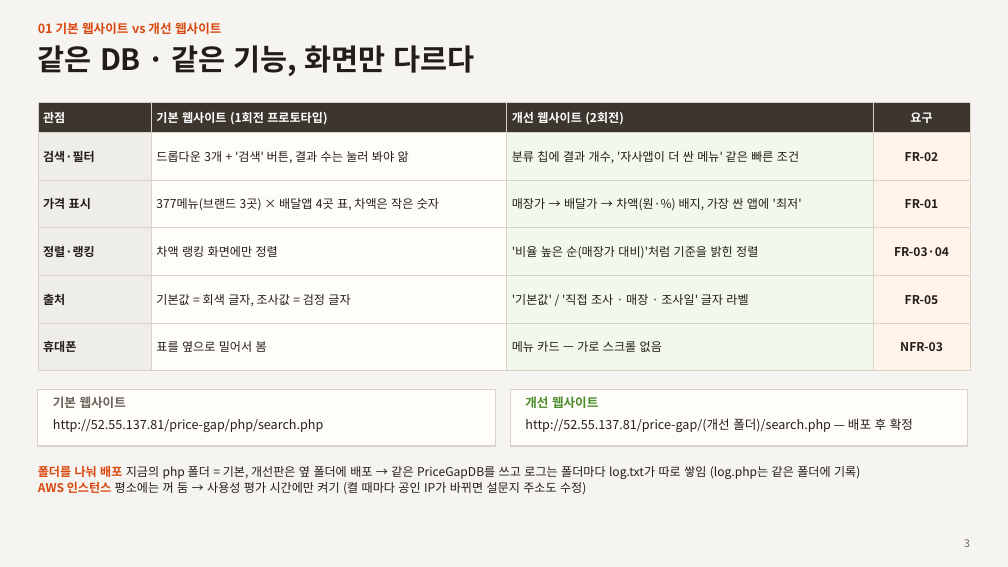
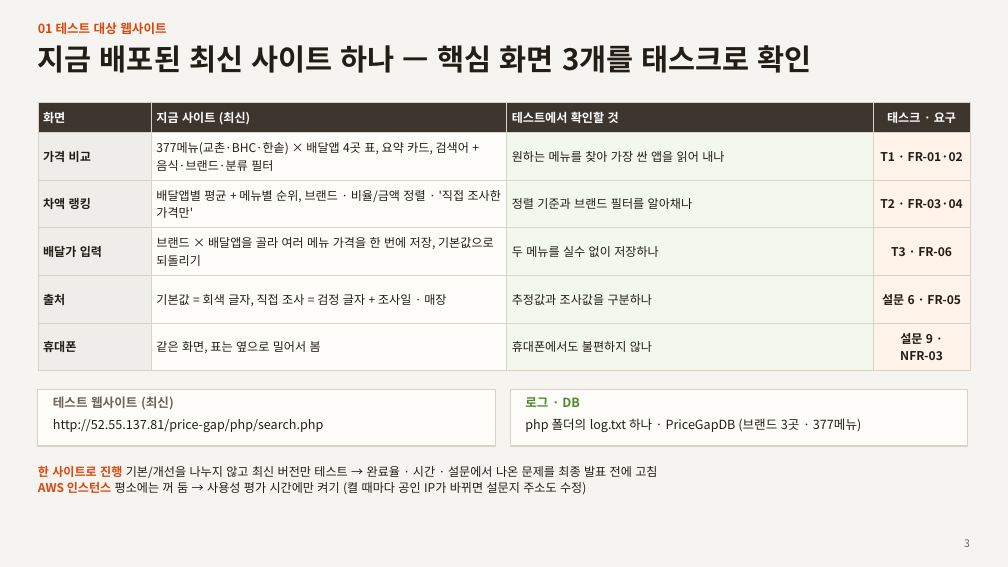
Before and after one commit to rhsiddlrnl/price-gap, a slide deck: slide 3 of 테스트계획_발표자료.pptx. Drawn at 1008x567 pixels with LibreOffice and Linux fonts; fonts in the diff are those of the drawing. Boxes give left, top, right and bottom in pixels: in the first picture for what was removed or moved away, otherwise in the second. Text is boxed around its words. In the diff, an @@ line names an element or a change of style, - is before the commit and + after.

Commit message:
테스트계획 발표자료: 기본/개선 비교 대신 최신 사이트 하나로 테스트
- 3쪽 : '기본 vs 개선' 표 → 테스트 대상 화면 3개(가격 비교 · 차액 랭킹 · 배달가 입력) + 확인할 것 + 태스크·요구
- 2·4·5쪽 : 순서 효과 상쇄 · 사이트별 진행 삭제, 참가자마다 DB 초기화 · 새 시크릿 창
- 6~8쪽 : 로그 지표를 사이트 비교 대신 태스크별 결과 · 목표 시간 기준으로, I열 = 참가자 번호
- 10~13쪽 : 설문지 구성을 사이트 1개 기준으로, 진행 순서 1인 약 15분
- 발표자 노트도 같은 내용으로 수정

```diff
--- a/테스트계획_발표자료.pptx
+++ b/테스트계획_발표자료.pptx
@@ text at (38, 22, 166, 34): text changed @@
-01 기본 웹사이트 vs 개선 웹사이트
+01 테스트 대상 웹사이트
@@ text at (38, 45, 812, 73): text changed @@
-같은 DB · 같은 기능, 화면만 다르다
+지금 배포된 최신 사이트 하나 — 핵심 화면 3개를 태스크로 확인
@@ table at (38, 102, 970, 371) @@
-row 1: 관점 | 기본 웹사이트 (1회전 프로토타입) | 개선 웹사이트 (2회전) | 요구
+row 1: 화면 | 지금 사이트 (최신) | 테스트에서 확인할 것 | 태스크 · 요구
-row 2: 검색·필터 | 드롭다운 3개 + '검색' 버튼, 결과 수는 눌러 봐야 앎 | 분류 칩에 결과 개수, '자사앱이 더 싼 메뉴' 같은 빠른 조건 | FR-02
+row 2: 가격 비교 | 377메뉴(교촌·BHC·한솥) × 배달앱 4곳 표, 요약 카드, 검색어 + 음식·브랜드·분류 필터 | 원하는 메뉴를 찾아 가장 싼 앱을 읽어 내나 | T1 · FR-01·02
-row 3: 가격 표시 | 377메뉴(브랜드 3곳) × 배달앱 4곳 표, 차액은 작은 숫자 | 매장가 → 배달가 → 차액(원·%) 배지, 가장 싼 앱에 '최저' | FR-01
+row 3: 차액 랭킹 | 배달앱별 평균 + 메뉴별 순위, 브랜드 · 비율/금액 정렬 · '직접 조사한 가격만' | 정렬 기준과 브랜드 필터를 알아채나 | T2 · FR-03·04
-row 4: 정렬·랭킹 | 차액 랭킹 화면에만 정렬 | '비율 높은 순(매장가 대비)'처럼 기준을 밝힌 정렬 | FR-03·04
+row 4: 배달가 입력 | 브랜드 × 배달앱을 골라 여러 메뉴 가격을 한 번에 저장, 기본값으로 되돌리기 | 두 메뉴를 실수 없이 저장하나 | T3 · FR-06
-row 5: 출처 | 기본값 = 회색 글자, 조사값 = 검정 글자 | '기본값' / '직접 조사 · 매장 · 조사일' 글자 라벨 | FR-05
+row 5: 출처 | 기본값 = 회색 글자, 직접 조사 = 검정 글자 + 조사일 · 매장 | 추정값과 조사값을 구분하나 | 설문 6 · FR-05
-row 6: 휴대폰 | 표를 옆으로 밀어서 봄 | 메뉴 카드 — 가로 스크롤 없음 | NFR-03
+row 6: 휴대폰 | 같은 화면, 표는 옆으로 밀어서 봄 | 휴대폰에서도 불편하지 않나 | 설문 9 · NFR-03
@@ text at (53, 396, 174, 410): text changed @@
-기본 웹사이트
+테스트 웹사이트 (최신)
@@ text at (525, 397, 580, 407): text changed @@
-개선 웹사이트
+로그 · DB
@@ text at (525, 418, 861, 432): text changed @@
-http://52.55.137.81/price-gap/(개선 폴더)/search.php — 배포 후 확정
+php 폴더의 log.txt 하나 · PriceGapDB (브랜드 3곳 · 377메뉴)
@@ text at (38, 466, 657, 478): text changed @@
-폴더를 나눠 배포 지금의 php 폴더 = 기본, 개선판은 옆 폴더에 배포 → 같은 PriceGapDB를 쓰고 로그는 폴더마다 log.txt가 따로 쌓임 (log.php는 같은 폴더에 기록)
+한 사이트로 진행 기본/개선을 나누지 않고 최신 버전만 테스트 → 완료율 · 시간 · 설문에서 나온 문제를 최종 발표 전에 고침
```
Also in this commit, not shown: 10 other slides changed, 1 other file.
